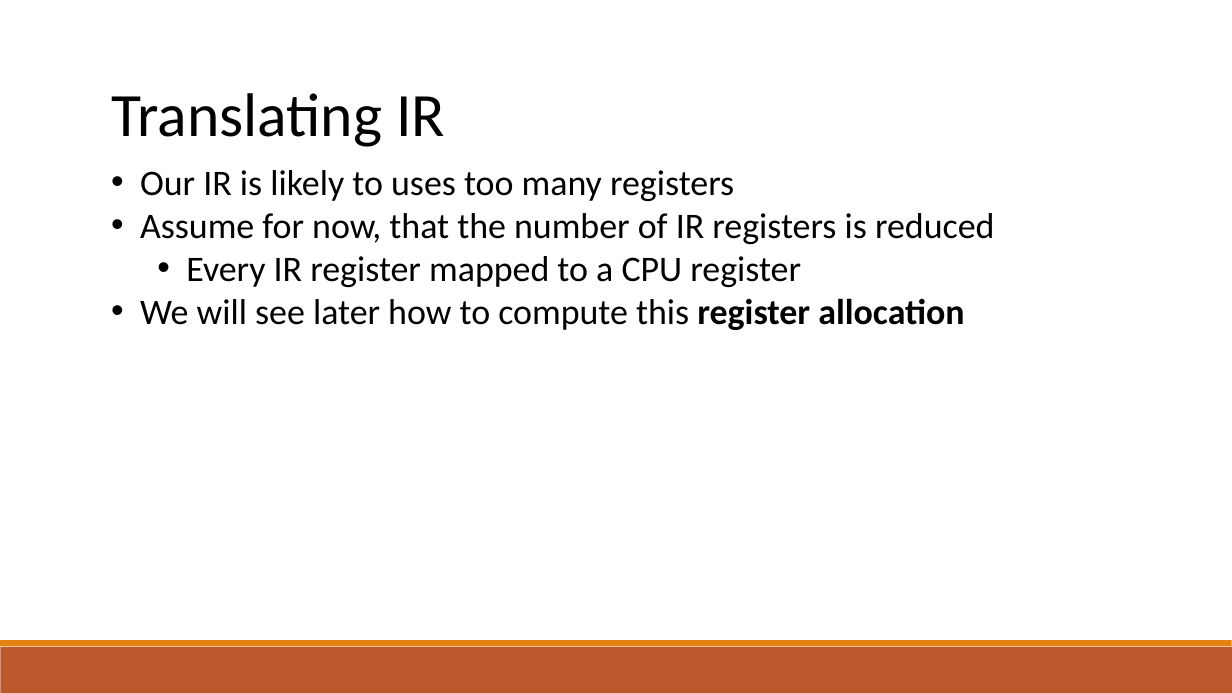
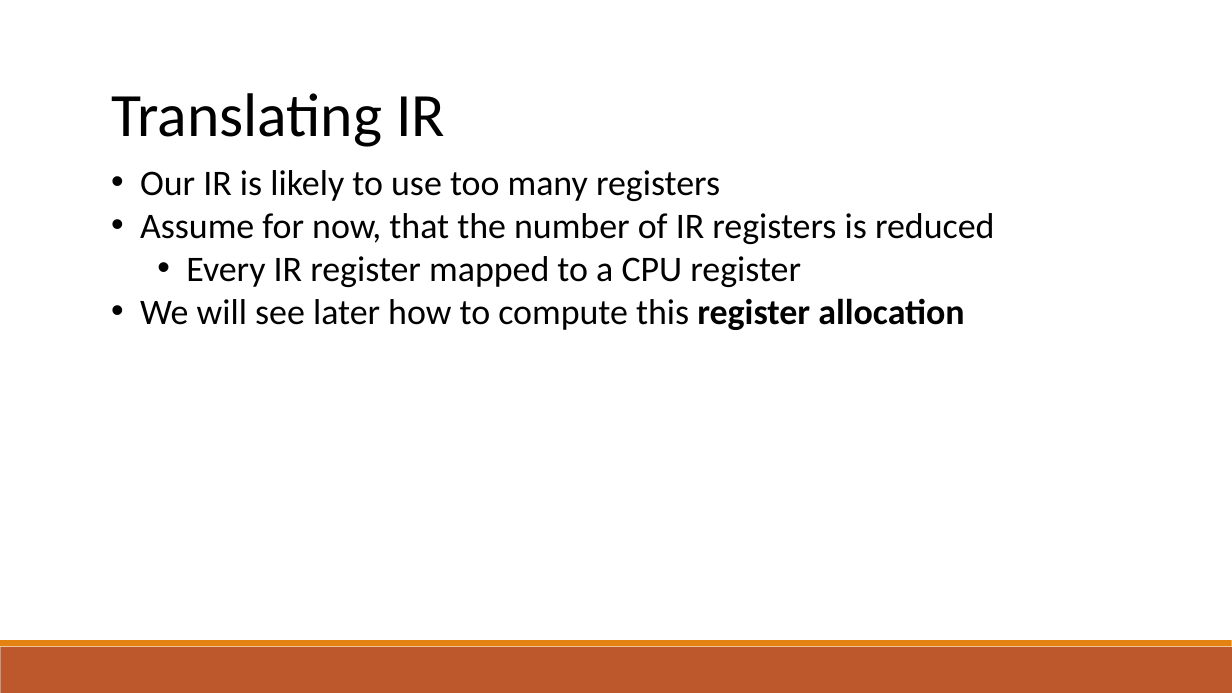
Before and after one commit to raghadzeidan/COMPILATION_TAU_FOR_STUDENTS, a slide deck: slide 31 of new_slides/codegen.pptx. Drawn at 1232x693 pixels with LibreOffice and Linux fonts; fonts in the diff are those of the drawing. Boxes give left, top, right and bottom in pixels: in the first picture for what was removed or moved away, otherwise in the second. Text is boxed around its words. In the diff, an @@ line names an element or a change of style, - is before the commit and + after.

```diff
--- a/new_slides/codegen.pptx
+++ b/new_slides/codegen.pptx
@@ text at bbox=[140, 170, 720, 201]: text changed @@
-• Our IR is likely to uses too many registers
+• Our IR is likely to use too many registers
```
Also in this commit, not shown: 10 other slides changed, 13 slides added, 1 other file.
